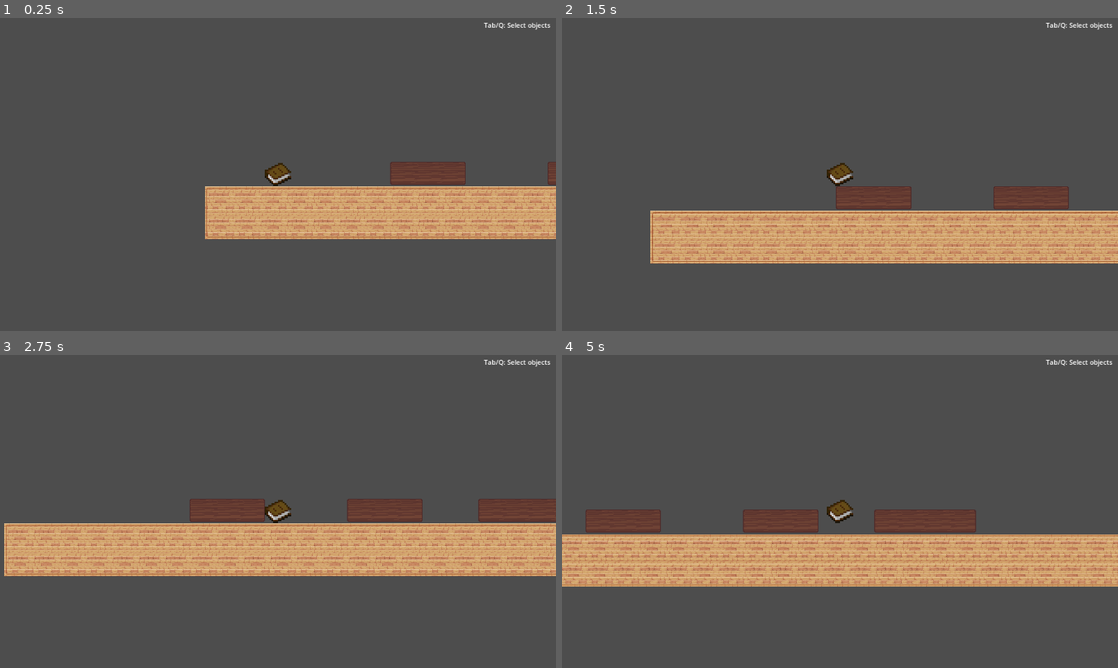
Above: before the commit, frames 1-4 (two rows, left to right).
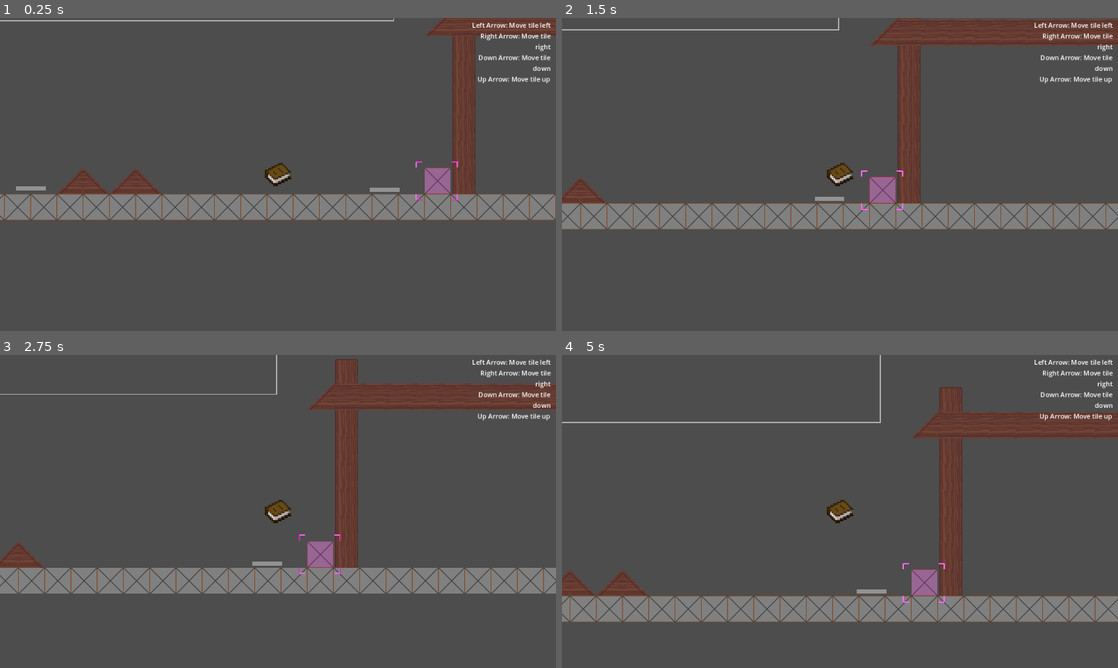
Above: after the commit, the same moments.

Repository: Arti-Dev/LucidNightmaresDemo
Game: Godot game, scene res://scenes/library_1.tscn
The game is run twice, just before and just after one commit, with the same random seed, the same clock (stepped at 60 frames per second) and the same inputs.
Inputs:
- Up to frame 1 (0.25 s): no input
- Up to frame 2 (1.5 s): hold D (PlayerRight) from 0.53 s (still down); tap Q (Q) at 0.6, 1.35 s; tap Space (PlayerJump) at 0.77 s
- Up to frame 3 (2.75 s): tap Space (PlayerJump) at 1.52 s; release D (PlayerRight) at 2.03 s; hold A (PlayerLeft) from 2.03 s (still down); tap Tab (Tab) at 2.1 s; tap Q (Q) at 2.3 s
- Up to frame 4 (5 s): release A (PlayerLeft) at 2.78 s; hold D (PlayerRight) 2.78-4.28 s; tap Q (Q) at 2.85, 3.6, 4.55 s; tap Space (PlayerJump) at 3.02, 3.77, 4.52 s; hold A (PlayerLeft) from 4.28 s (still down); tap Tab (Tab) at 4.35 s

The runs differ from the first frame. In frame 1, 19% of the frame differs, in the area x 0-100%, y 0-71%; in frame 2, 25%; in frame 3, 30%; in frame 4, 33%, in the area x 0-100%, y 0-86%.

Commit message:
Add global toggle for telekinetic objects

Diff:
--- a/project.godot
+++ b/project.godot
@@ -18,6 +18,10 @@
 [display]
 
 window/stretch/mode="canvas_items"
+
+[global_group]
+
+TelekineticControllers=""
 
 [input]
 
--- a/scenes/library_1.tscn
+++ b/scenes/library_1.tscn
@@ -1,6 +1,7 @@
-[gd_scene load_steps=23 format=4 uid="uid://b2tbjysoih4xw"]
+[gd_scene load_steps=25 format=4 uid="uid://b2tbjysoih4xw"]
 
 [ext_resource type="Texture2D" uid="uid://laphhe2giplf" path="res://assets/tileset/library.png" id="1_77a8a"]
+[ext_resource type="Script" path="res://scripts/level.gd" id="1_slf5w"]
 [ext_resource type="Texture2D" uid="uid://bcaat2mwnsh6j" path="res://assets/tileset/librarycrow.png" id="2_dv7a5"]
 [ext_resource type="PackedScene" uid="uid://cwsep6ctbelnx" path="res://scenes/player.tscn" id="2_macdi"]
 [ext_resource type="PackedScene" uid="uid://c5fwpb217arma" path="res://scenes/free_tile.tscn" id="3_7tlyo"]
@@ -209,18 +210,22 @@
 [sub_resource type="RectangleShape2D" id="RectangleShape2D_i4mid"]
 size = Vector2(1531.5, 898)
 
+[sub_resource type="RectangleShape2D" id="RectangleShape2D_4a2pb"]
+size = Vector2(767, 588)
+
 [node name="Library1" type="Node2D"]
+script = ExtResource("1_slf5w")
 
 [node name="TileMapLayer" type="TileMapLayer" parent="."]
-tile_map_data = PackedByteArray("AAAAAAAAAQAAAAAAAAABAAAAAQA …(10879 unchanged characters)… AAAAAAAgB7ABUAAgAAAAAAAgB+ABcAAgAAAAAAAQA=")
+tile_map_data = PackedByteArray("AAAAAAAAAQAAAAAAAAABAAAAAQA …(10879 unchanged characters)… AAAAAAAgB7ABUAAgAAAAAAAgB+ABcAAgAAAAAAAQChACcAAgAAAAAAAQA=")
 tile_set = SubResource("TileSet_mq85a")
 
 [node name="Player" parent="." node_paths=PackedStringArray("camera") instance=ExtResource("2_macdi")]
-position = Vector2(67, -47)
+position = Vector2(9947, 2484)
 camera = NodePath("../Camera2D")
 
 [node name="Camera2D" parent="." instance=ExtResource("11_5y17g")]
-position = Vector2(9293, 1708)
+position = Vector2(9307, 776)
 
 [node name="TweenMovingPlatform" parent="." instance=ExtResource("3_tl2mn")]
 position = Vector2(1924, 38)
@@ -267,3 +272,13 @@
 [node name="TweenMovingPlatform3" parent="." instance=ExtResource("3_tl2mn")]
 position = Vector2(7594, 1131)
 offset = Vector2(-300, 0)
+
+[node name="CameraOverrideArea2" parent="." instance=ExtResource("10_fx16o")]
+position = Vector2(10781, 2084)
+zoom = Vector2(0.9, 0.9)
+useCollisionShapeCenter = false
+center_position = Vector2(10781, 2084)
+
+[node name="CollisionShape2D" type="CollisionShape2D" parent="CameraOverrideArea2"]
+position = Vector2(99.5, 0)
+shape = SubResource("RectangleShape2D_4a2pb")
--- a/scenes/telekinetic_controller.tscn
+++ b/scenes/telekinetic_controller.tscn
@@ -2,5 +2,5 @@
 
 [ext_resource type="Script" path="res://scripts/telekinetic_controller.gd" id="1_2w034"]
 
-[node name="TelekineticController" type="Node2D"]
+[node name="TelekineticController" type="Node2D" groups=["TelekineticControllers"]]
 script = ExtResource("1_2w034")
--- /dev/null
+++ b/scripts/level.gd
@@ -0,0 +1,20 @@
+extends Node2D
+class_name Level
+
+
+@export var allowTelekinesis: bool = true
+
+# Called when the node enters the scene tree for the first time.
+func _ready() -> void:
+	setAllowTelekinesis(allowTelekinesis)
+
+# A really scuffed way of properly initializing tilemap objects
+var delayedCall = false
+func _process(delta: float) -> void:
+	if not delayedCall:
+		setAllowTelekinesis(allowTelekinesis)
+		delayedCall = true
+
+func setAllowTelekinesis(allow: bool):
+	allowTelekinesis = allow
+	get_tree().call_group("TelekineticControllers", "set_enabled", allowTelekinesis)
--- a/scripts/telekinetic_controller.gd
+++ b/scripts/telekinetic_controller.gd
@@ -7,6 +7,10 @@
 var controlMap: Dictionary = {}
 # Vector2 is a primitive type. If you don't want the parent body to respawn, set this to Vector2.ZERO
 var respawnLocation = Vector2.ZERO
+
+func _ready() -> void:
+	add_to_group("TelekineticControllers")
+
 
 func set_enabled(boo: bool):
 	is_enabled = boo
